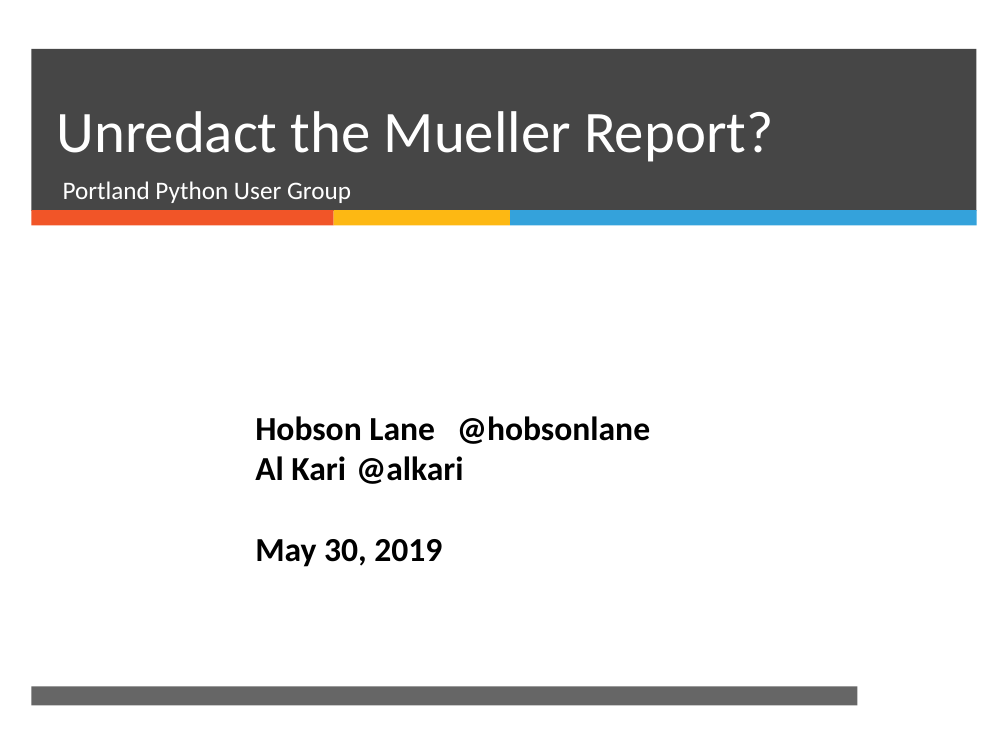
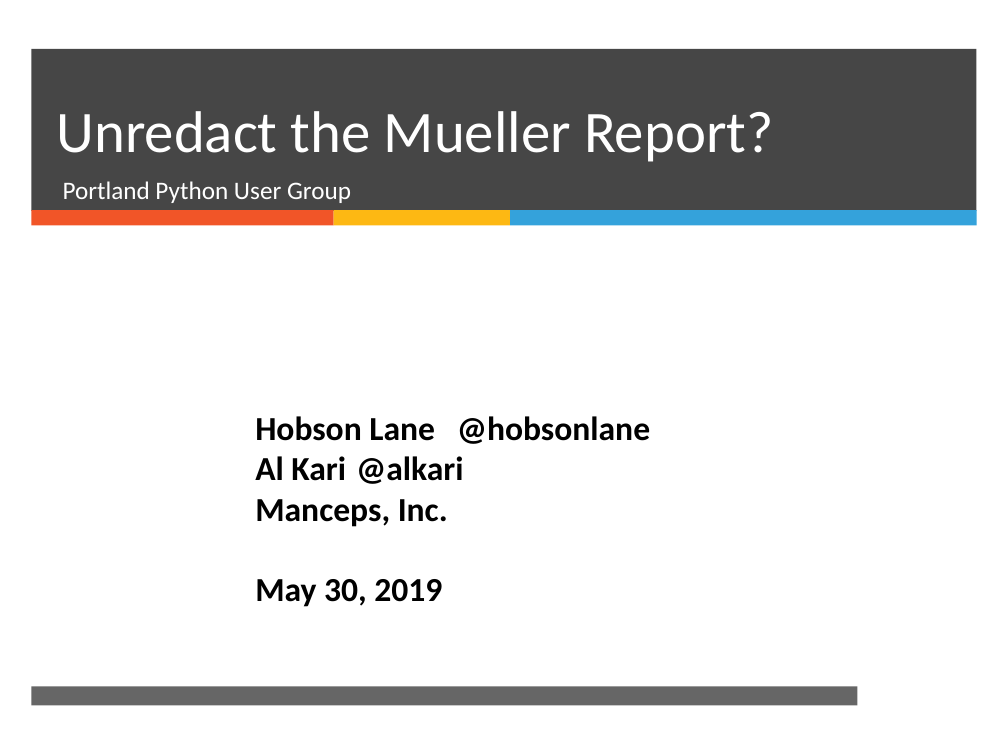
Before and after one commit to manceps/tfw, a slide deck: slide 1 of slides/talk-portland-python-user-group-05-30-manceps-branding.odp. Drawn at 1008x756 pixels with LibreOffice and Linux fonts; fonts in the diff are those of the drawing; background and template pictures are left out. Boxes give left, top, right and bottom in pixels: in the first picture for what was removed or moved away, otherwise in the second. Text is boxed around its words. In the diff, an @@ line names an element or a change of style, - is before the commit and + after.

Commit message:
working unredact command line app with customizable redaction markers

```diff
--- a/slides/talk-portland-python-user-group-05-30-manceps-branding.odp
+++ b/slides/talk-portland-python-user-group-05-30-manceps-branding.odp
@@ text at (x1=255, y1=499, x2=448, y2=527): paragraph added @@
+Manceps, Inc.
```
Also in this commit, not shown: 2 other slides changed, 2 slides added, 2 slides removed, 51 other files.
